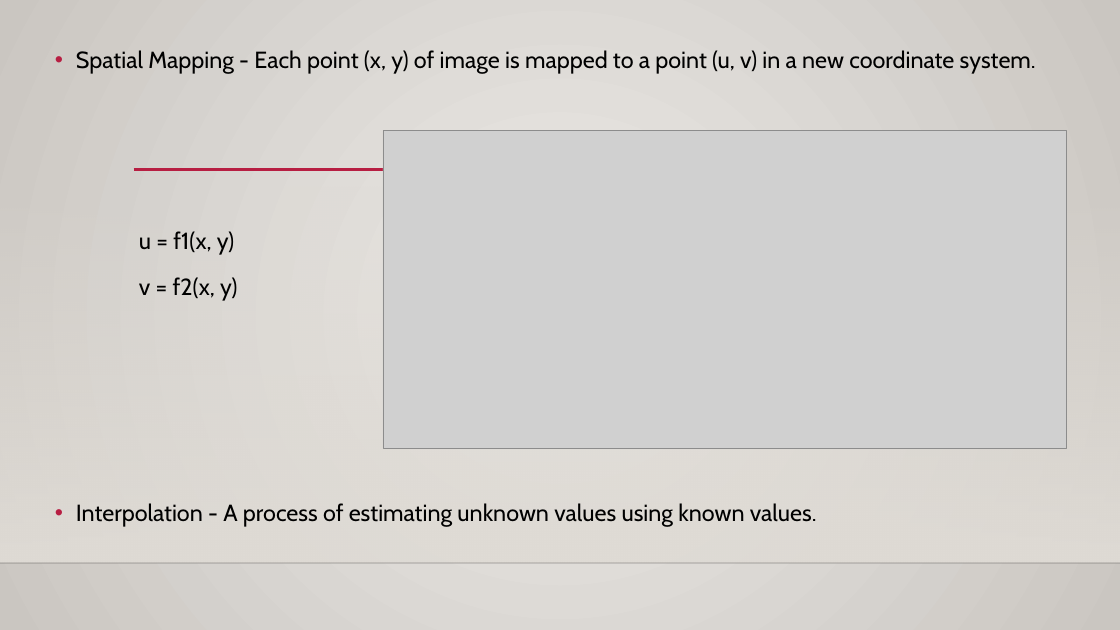
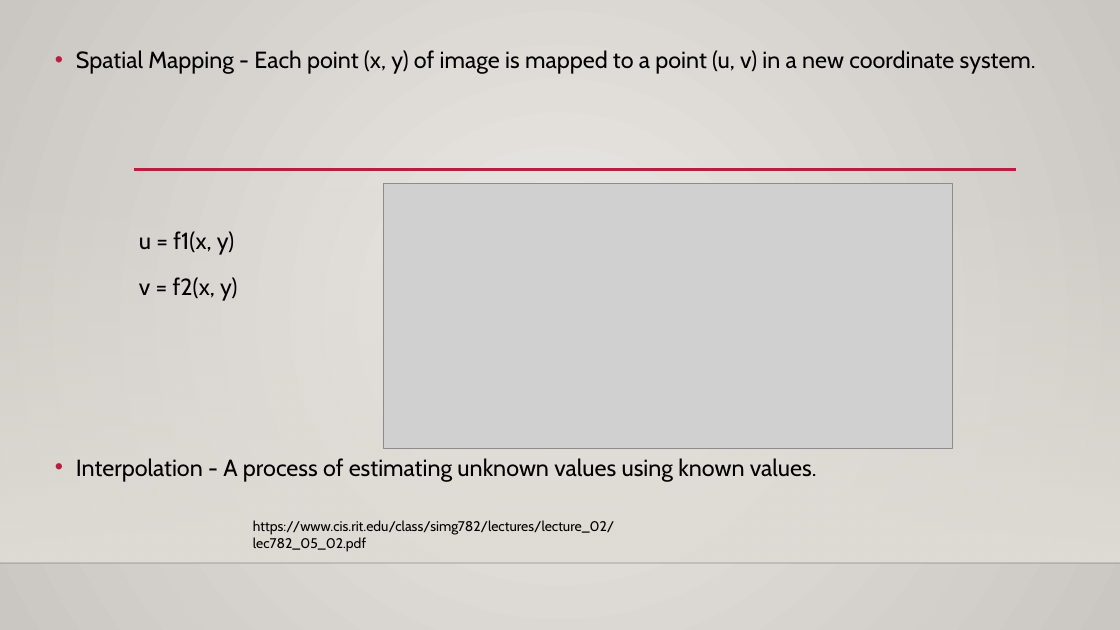
Before and after one commit to michaeltran/DIP-Image-Geometric-Transformation, a slide deck: slide 6 of DIP_Presentation.pptx. Drawn at 1120x630 pixels with LibreOffice and Linux fonts; fonts in the diff are those of the drawing; grey boxes stand for pictures; background and template pictures are left out. Boxes give left, top, right and bottom in pixels: in the first picture for what was removed or moved away, otherwise in the second. Text is boxed around its words. In the diff, an @@ line names an element or a change of style, - is before the commit and + after.

Commit message:
Add all pictures URL

```diff
--- a/DIP_Presentation.pptx
+++ b/DIP_Presentation.pptx
@@ text "Spatial Mapping - Each point ..." rewrapped from (76, 50, 1036, 527) to (76, 50, 1036, 482) @@
@@ picture: place and size @@
-picture at (383, 131, 1066, 449)
+picture at (383, 184, 952, 449)
@@ text added at (253, 520, 614, 552), 12 pt, text #000000 @@
+https://www.cis.rit.edu/class/simg782/lectures/lecture_02/lec782_05_02.pdf
```
Also in this commit, not shown: 17 other slides changed, 3 slides added.
